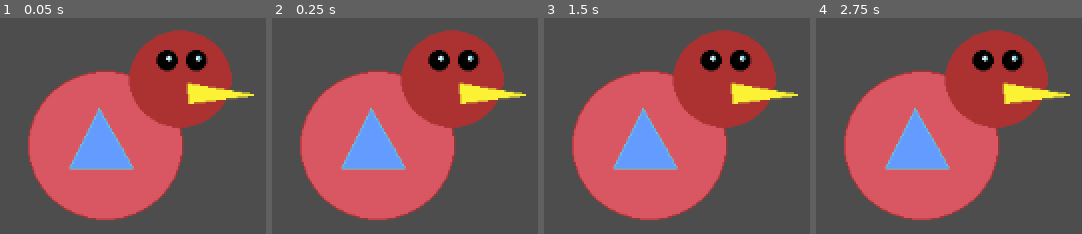
Above: before the commit, frames 1-4 (left to right).
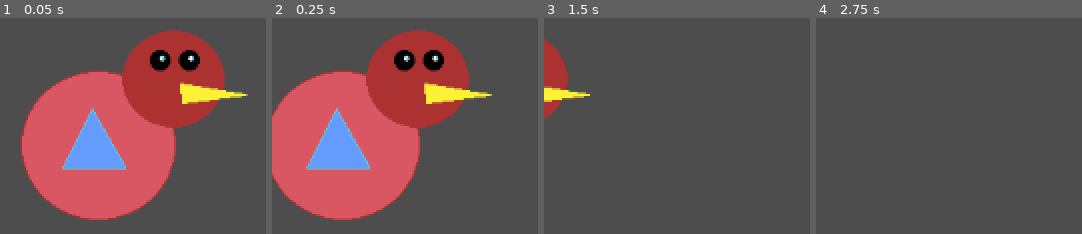
Above: after the commit, the same moments.

Repository: JRSiwiecki/20-game-challenge
Game: Godot game, scene res://scenes/game.tscn
Two runs of this game, one before a commit and one after it. Both use one fixed random seed, a clock stepped at 60 frames per second and the inputs below.
Inputs:
- Up to frame 1 (0.05 s): no input
- Up to frame 2 (0.25 s): no input
- Up to frame 3 (1.5 s): no input
- Up to frame 4 (2.75 s): tap Enter at 2 s

The runs differ from the first frame. In frame 1, 10% of the frame differs, in the area x 7-96%, y 5-94%; in frame 2, 35%; in frame 3, 46%, in the area x 0-96%, y 5-94%; in frame 4, 43%.

Commit message:
Add camera scroll

Diff:
--- /dev/null
+++ b/1. Flappy Bird/scenes/Camera.gd
@@ -0,0 +1,6 @@
+extends Camera2D
+
+const CAMERA_SPEED: float = 100
+
+func _process(delta: float) -> void:
+	position.x += CAMERA_SPEED * delta
--- a/1. Flappy Bird/scenes/game.tscn
+++ b/1. Flappy Bird/scenes/game.tscn
@@ -1,6 +1,7 @@
-[gd_scene load_steps=2 format=3 uid="uid://dbjb23ftgdug"]
+[gd_scene load_steps=3 format=3 uid="uid://dbjb23ftgdug"]
 
 [ext_resource type="PackedScene" uid="uid://jmi132qm7004" path="res://scenes/bird.tscn" id="1_1ae7v"]
+[ext_resource type="Script" path="res://scenes/Camera.gd" id="2_0vxtw"]
 
 [node name="Game" type="Node2D"]
 
@@ -8,3 +9,4 @@
 position = Vector2(-500, 0)
 
 [node name="Camera2D" type="Camera2D" parent="."]
+script = ExtResource("2_0vxtw")
